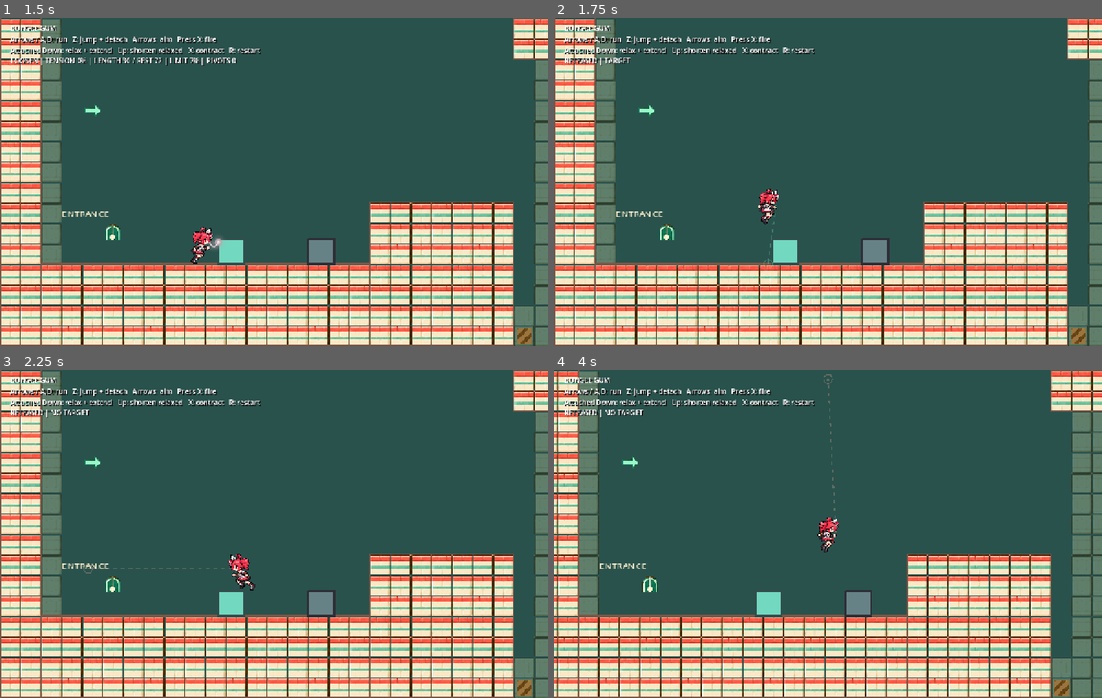
Above: before the commit, frames 1-4 (two rows, left to right).
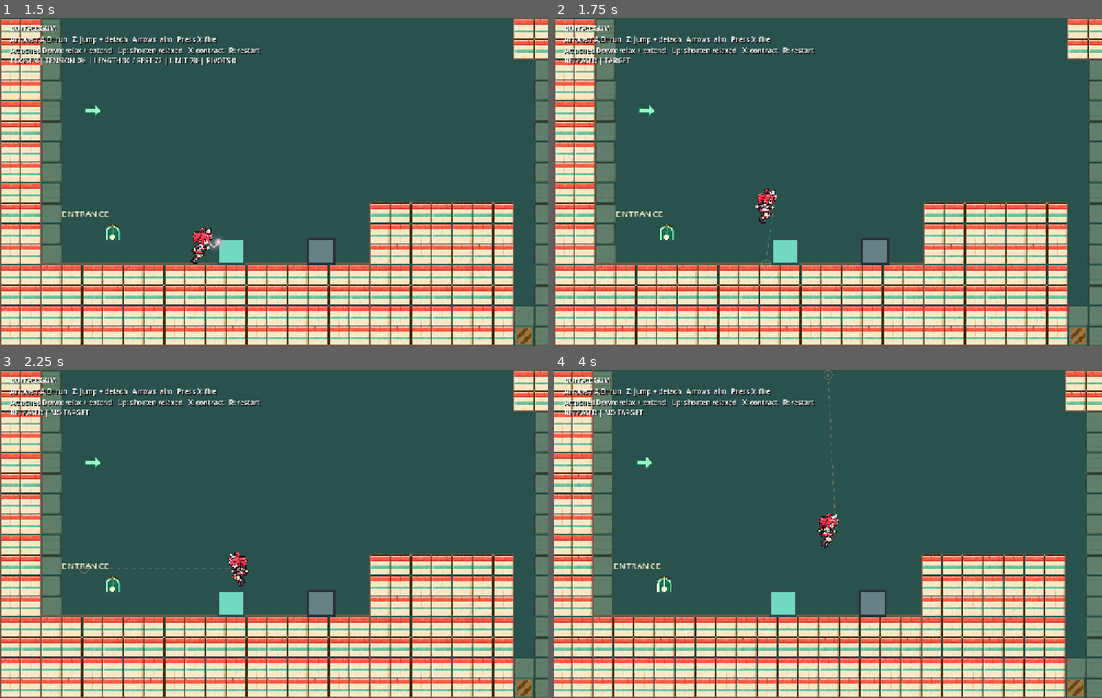
Above: after the commit, the same moments.

Repository: syun77/gd_bungee_gum
Game: Godot game, scene res://scenes/game.tscn
Two runs of this game, one before a commit and one after it. Both use one fixed random seed, a clock stepped at 60 frames per second and the inputs below.
Inputs (mouse positions are in pixels of both pictures, inside the frame that each line leads up to):
- Up to frame 1 (1.5 s): tap X (gum_action) at 0.5, 1.25 s; move the mouse to (394, 165) at 0.52 s; hold Z (jump) 0.53-1.28 s; hold D (move_right) from 0.53 s (still down); click (394, 165) at 0.67 s; move the mouse to (164, 198) at 1.27 s; tap Down (aim_down) at 1.35 s
- Up to frame 2 (1.75 s): keep holding D (move_right); tap Z (jump) at 1.52, 1.55 s
- Up to frame 3 (2.25 s): tap Z (jump) at 1.82 s; tap X (gum_action) at 2 s; move the mouse to (328, 461) at 2.02 s; release D (move_right) at 2.03 s; hold A (move_left) from 2.03 s (still down); hold Z (jump) from 2.03 s (still down); tap Left (aim_left) at 2.1 s
- Up to frame 4 (4 s): tap X (gum_action) at 2.75, 3.5 s; move the mouse to (800, 599) at 2.77 s; release A (move_left) at 2.78 s; release Z (jump) at 2.78 s; hold D (move_right) from 2.78 s (still down); tap Right (aim_right) at 2.85 s; click (800, 599) at 2.92 s; tap Z (jump) at 3.02, 3.05, 3.32, 3.77, 3.8 s; move the mouse to (992, 583) at 3.52 s; hold Up (aim_up) from 3.53 s (still down)

Frame 1 is identical in both runs. In frame 2, 0.3% of the frame differs, in the area x 36-41%, y 52-77%; in frame 3, 0.4%; in frame 4, 19%, in the area x 0-100%, y 0-100%.

Commit message:
ブロックにハマらないように修正

Diff:
--- a/gd-bungee-gum/scripts/game_settings.gd
+++ b/gd-bungee-gum/scripts/game_settings.gd
@@ -14,6 +14,16 @@
 ## Floor-departure kick grace (seconds); zero disables it.
 @export_range(0.0, 0.3, 0.01) var coyote_time := 0.2
 @export_range(0.01, 1000.0) var player_mass := 1.0
+
+@export_group("Player Contact")
+## Contact skin around the unchanged player capsule (px).
+@export_range(0.0, 2.0) var contact_clearance := 0.75
+## Fraction of closing speed returned on impacts faster than 30 px/s.
+@export_range(0.0, 1.0) var contact_restitution := 0.1
+## Fraction of rigid penetration corrected per physics tick.
+@export_range(0.0, 1.0) var contact_penetration_response := 0.8
+## Maximum penetration-driven separation speed (px/s).
+@export_range(0.0, 1000.0) var contact_separation_speed := 120.0
 
 @export_group("Gum Physics")
 @export_range(0.0, 200.0) var stiffness := 35.0
--- a/gd-bungee-gum/scripts/player.gd
+++ b/gd-bungee-gum/scripts/player.gd
@@ -17,7 +17,10 @@
 var coyote_gravity_velocity := Vector2.ZERO
 var landing_time := 0.0
 var gum: Node2D
+var contact_diagnostic_next_tick := 0
 var compression_diagnostic_next_tick := 0
+var rigid_contact_normals: Array[Vector2] = []
+var rigid_contact_probe := CapsuleShape2D.new()
 var pinning_diagnostic_active := false
 var pinning_diagnostic_next_tick := 0
 var pinning_diagnostic_input: Dictionary = {}
@@ -114,13 +117,15 @@
 		coyote_gravity_velocity = Vector2.ZERO
 	# 外部速度は空中で保持し、接地後に床面方向の摩擦で減速する。
 	velocity = control_velocity + external_velocity
+	_repel_rigid_contacts(delta, velocity)
+	velocity = control_velocity + external_velocity
 	var incoming_velocity := velocity
 	var before_position := global_position
 	var before_control := control_velocity
 	var before_external := external_velocity
 	move_and_slide()
 	var slide_velocity := velocity
-	var collision_normals: Array[Vector2] = []
+	var collision_normals: Array[Vector2] = rigid_contact_normals.duplicate()
 	for index in get_slide_collision_count():
 		collision_normals.append(get_slide_collision(index).get_normal())
 	if _recover_rigid_compression(delta, incoming_velocity):
@@ -344,20 +349,101 @@
 		result.append(body)
 	return result
 
-func _recover_rigid_compression(delta: float, incoming: Vector2) -> bool:
+func _nearby_movable_rigids() -> Array[RigidBody2D]:
 	var collider: CollisionShape2D = $CollisionShape2D
 	var query := PhysicsShapeQueryParameters2D.new()
 	query.shape = collider.shape
 	query.transform = collider.global_transform
 	query.margin = 2.0
-	query.collision_mask = 4
+	query.collision_mask = collision_mask & 4
 	query.exclude = [get_rid()]
 	var bodies: Array[RigidBody2D] = []
 	for hit in get_world_2d().direct_space_state.intersect_shape(query, 16):
 		if hit.collider is RigidBody2D and not hit.collider.freeze and hit.collider not in bodies:
 			bodies.append(hit.collider)
+	return bodies
+
+func _rigid_contacts(bodies: Array[RigidBody2D]) -> Array[Dictionary]:
+	var contacts: Array[Dictionary] = []
+	if bodies.is_empty():
+		return contacts
+	var collider: CollisionShape2D = $CollisionShape2D
+	var capsule: CapsuleShape2D = collider.shape
+	rigid_contact_probe.radius = capsule.radius + settings.contact_clearance
+	rigid_contact_probe.height = capsule.height + settings.contact_clearance * 2.0
+	# Direct shape pairs avoid changing live body masks/contact caches.
+	for body in bodies:
+		var deepest := 0.0
+		var normal := Vector2.ZERO
+		var point := Vector2.ZERO
+		for owner in body.get_shape_owners():
+			if body.is_shape_owner_disabled(owner):
+				continue
+			var transform := body.global_transform * body.shape_owner_get_transform(owner)
+			for index in body.shape_owner_get_shape_count(owner):
+				var shape: Shape2D = body.shape_owner_get_shape(owner, index)
+				var pairs := rigid_contact_probe.collide_and_get_contacts(collider.global_transform, shape, transform)
+				for i in range(0, pairs.size(), 2):
+					var separation: Vector2 = pairs[i + 1] - pairs[i]
+					if separation.length() > deepest:
+						deepest = separation.length()
+						normal = separation.normalized()
+						point = pairs[i + 1]
+		if deepest > 0.001:
+			contacts.append({"body": body, "depth": deepest, "normal": normal, "point": point})
+	return contacts
+
+func _repel_rigid_contacts(delta: float, incoming: Vector2) -> void:
+	rigid_contact_normals.clear()
+	var contacts := _rigid_contacts(_nearby_movable_rigids())
+	var original_external := external_velocity
+	for contact in contacts:
+		var body: RigidBody2D = contact.body
+		var normal: Vector2 = contact.normal
+		var point: Vector2 = contact.point
+		var physics := PhysicsServer2D.body_get_direct_state(body.get_rid())
+		var radius := point - (physics.transform.origin + physics.center_of_mass)
+		var point_velocity := physics.linear_velocity + Vector2(-radius.y, radius.x) * physics.angular_velocity
+		var closing_speed := (point_velocity - incoming).dot(normal)
+		var restitution: float = settings.contact_restitution if closing_speed > 30.0 else 0.0
+		var bias := minf(settings.contact_separation_speed, maxf(contact.depth - 0.05, 0.0) * settings.contact_penetration_response / delta)
+		contact.merge({"radius": radius, "inverse_mass": 1.0 / settings.player_mass + physics.inverse_mass + radius.cross(normal) ** 2 * physics.inverse_inertia,
+			"target_speed": bias + restitution * maxf(closing_speed, 0.0), "accumulated": 0.0,
+			"closing_speed": closing_speed, "body_velocity_before": physics.linear_velocity})
+		rigid_contact_normals.append(normal)
+	# Solve coupled contacts; one side's reaction changes the next side's closing speed.
+	for iteration in 8:
+		for contact in contacts:
+			var body: RigidBody2D = contact.body
+			var physics := PhysicsServer2D.body_get_direct_state(body.get_rid())
+			var radius: Vector2 = contact.radius
+			var point_velocity := physics.linear_velocity + Vector2(-radius.y, radius.x) * physics.angular_velocity
+			var player_velocity := incoming + external_velocity - original_external
+			var closing_speed: float = (point_velocity - player_velocity).dot(contact.normal)
+			var accumulated := maxf(contact.accumulated + (closing_speed + contact.target_speed) / contact.inverse_mass, 0.0)
+			var impulse: Vector2 = -contact.normal * (accumulated - contact.accumulated)
+			contact.accumulated = accumulated
+			if not impulse.is_zero_approx():
+				body.sleeping = false
+				body.apply_impulse(impulse, contact.point - body.global_position)
+				external_velocity -= impulse / settings.player_mass
+	var tick := Engine.get_physics_frames()
+	if settings.pinning_diagnostics and not contacts.is_empty() and tick >= contact_diagnostic_next_tick:
+		var diagnostics: Array[Dictionary] = []
+		for contact in contacts:
+			var body: RigidBody2D = contact.body
+			diagnostics.append({"body": str(body.get_path()), "point": contact.point, "normal": contact.normal,
+				"depth": contact.depth, "closing_speed": contact.closing_speed, "target_speed": contact.target_speed,
+				"impulse": -contact.normal * contact.accumulated, "body_velocity_before": contact.body_velocity_before,
+				"body_velocity_after": PhysicsServer2D.body_get_state(body.get_rid(), PhysicsServer2D.BODY_STATE_LINEAR_VELOCITY)})
+		print("[PinningDiagnostic] CONTACT_IMPULSE tick=", tick, " contacts=", diagnostics)
+		contact_diagnostic_next_tick = tick + 30
+
+func _recover_rigid_compression(delta: float, incoming: Vector2) -> bool:
+	var bodies := _nearby_movable_rigids()
 	if bodies.is_empty():
 		return false
+	var collider: CollisionShape2D = $CollisionShape2D
 	var saved_mask := collision_mask
 	collision_mask = saved_mask & ~4
 	var parameters := PhysicsTestMotionParameters2D.new()
@@ -370,7 +456,6 @@
 		collision_mask = saved_mask
 		return false
 	var start := global_position
-	# Leave a small clearance so subsequent tangent motion is not consumed by recovery.
 	parameters.margin += COMPRESSION_CLEARANCE
 	for iteration in 8:
 		parameters.from = global_transform
@@ -383,15 +468,13 @@
 	if correction.length_squared() > 0.000001:
 		for body in bodies:
 			var direction := correction.normalized()
-			var toward_body := body.global_position - collider.global_position
-			if toward_body.dot(direction) <= 0.0:
+			if (body.global_position - collider.global_position).dot(direction) <= 0.0:
 				continue
 			var approaching := maxf(-body.linear_velocity.dot(direction), 0.0)
 			var impulse := direction * body.mass * (correction.length() / delta + approaching)
 			body.sleeping = false
 			body.apply_central_impulse(impulse)
 			external_velocity -= impulse / settings.player_mass
-		# Refresh floor/wall classification after the terrain-only recovery.
 		velocity = Vector2(0.0, 0.01 if incoming.y >= 0.0 else -0.01)
 		move_and_slide()
 		var tick := Engine.get_physics_frames()
--- a/gd-bungee-gum/tools/verify_compression.gd
+++ b/gd-bungee-gum/tools/verify_compression.gd
@@ -19,8 +19,17 @@
 	world.add_child(body)
 	return body
 func verify() -> void:
+	if "--two-block-only" in OS.get_cmdline_user_args():
+		await verify_two_blocks()
+		await verify_two_blocks(true)
+		await verify_contact_impact()
+		quit(1 if failures else 0)
+		return
 	for entry in [[1.0, 1.0, false, false, false], [-1.0, 6.0, true, false, false], [1.0, 1.0, true, true, false], [1.0, 1.0, false, false, true]]:
 		await verify_case(entry[0], entry[1], entry[2], entry[3], entry[4])
+	await verify_two_blocks()
+	await verify_two_blocks(true)
+	await verify_contact_impact()
 	if failures == 0:
 		print("PASS: mirrored dynamic pressure, rotating gum pull, existing overlap, mass, floor/gravity and kick escape")
 	quit(1 if failures else 0)
@@ -90,3 +99,101 @@
 	print("after kick feet=", player.position, " ext=", player.external_velocity)
 	check(player.position.y < y - 20, "Contact kick must escape after pressure stops")
 	world.free()
+
+func verify_two_blocks(pressure := false) -> void:
+	var world := Node2D.new()
+	root.add_child(world)
+	rectangle(world, Vector2(480, 660), Vector2(800, 40))
+	var player = load("res://scenes/characters/player.tscn").instantiate()
+	world.add_child(player)
+	player.settings = player.settings.duplicate()
+	player.settings.jump_diagnostics = false
+	player.settings.landing_diagnostics = false
+	player.settings.pinning_diagnostics = false
+	player.position = Vector2(483.9097, 639.9238)
+	var left := rectangle(world, Vector2(458.8684, 620.3), Vector2(40, 40), true) as RigidBody2D
+	var right := rectangle(world, Vector2(500.0003, 620.3), Vector2(40, 40), true) as RigidBody2D
+	left.mass = 1.0
+	right.mass = 6.0
+	left.lock_rotation = true
+	right.lock_rotation = true
+	# Register the overlapping shapes without giving the capsule a teleport velocity.
+	left.freeze = true
+	right.freeze = true
+	for tick in 2:
+		await physics_frame
+		await process_frame
+	left.freeze = false
+	right.freeze = false
+	left.sleeping = true
+	right.sleeping = true
+	player._repel_rigid_contacts(1.0 / 60.0, Vector2.ZERO)
+	check(player.rigid_contact_normals.size() == 2, "Sleeping dynamic pair must produce independent contact constraints")
+	var left_velocity: Vector2 = PhysicsServer2D.body_get_state(left.get_rid(), PhysicsServer2D.BODY_STATE_LINEAR_VELOCITY)
+	var right_velocity: Vector2 = PhysicsServer2D.body_get_state(right.get_rid(), PhysicsServer2D.BODY_STATE_LINEAR_VELOCITY)
+	check(left_velocity.x < 0.0 and right_velocity.x > 0.0, "Both sleeping blocks must receive outward impulses")
+	check(absf(left_velocity.x * left.mass + right_velocity.x * right.mass + player.external_velocity.x * player.settings.player_mass) < 0.01, "Pair response must transfer equal/opposite momentum before contact cleanup")
+	for tick in 90:
+		await physics_frame
+		if pressure:
+			left.apply_central_force(Vector2(3000, 0))
+			right.apply_central_force(Vector2(-3000, 0))
+		player.simulate(1.0 / 60.0)
+		await process_frame
+	if pressure:
+		var loaded_gap := right.position.x - left.position.x - 40.0
+		print("two-block loaded_gap=", loaded_gap)
+		check(loaded_gap > 20.1, "Sustained opposing block pressure must not deeply crush capsule")
+		for tick in 60:
+			await physics_frame
+			player.simulate(1.0 / 60.0)
+			await process_frame
+	var gap := right.position.x - left.position.x - 40.0
+	print("two-block gap=", gap, " feet=", player.position, " ext=", player.external_velocity)
+	check(gap > 19.5 and gap < 300.0, "Two dynamic blocks must open a capsule-width gap")
+	check(player.is_on_floor() and absf(player.external_velocity.y) < 50.0, "Two-block compression must recover floor without accumulated gravity")
+	var y: float = player.position.y
+	await physics_frame
+	player.simulate(1.0 / 60.0, true)
+	await process_frame
+	for tick in 12:
+		await physics_frame
+		player.simulate(1.0 / 60.0)
+		await process_frame
+	check(player.position.y < y - 20.0, "Kick must escape two dynamic blocks")
+	world.free()
+
+func verify_contact_impact() -> void:
+	var world := Node2D.new()
+	root.add_child(world)
+	var player = load("res://scenes/characters/player.tscn").instantiate()
+	world.add_child(player)
+	player.settings = player.settings.duplicate()
+	player.settings.pinning_diagnostics = false
+	player.position = Vector2.ZERO
+	var box := rectangle(world, Vector2(29.5, -4), Vector2(40, 40), true) as RigidBody2D
+	box.gravity_scale = 0.0
+	box.center_of_mass_mode = RigidBody2D.CENTER_OF_MASS_MODE_CUSTOM
+	box.center_of_mass = Vector2(0, 8)
+	box.freeze = true
+	for tick in 2:
+		await physics_frame
+		await process_frame
+	box.freeze = false
+	await physics_frame
+	await process_frame
+	box.position = Vector2(29.5, -4)
+	box.rotation = 0.0
+	PhysicsServer2D.body_set_state(box.get_rid(), PhysicsServer2D.BODY_STATE_ANGULAR_VELOCITY, 0.0)
+	PhysicsServer2D.body_set_state(box.get_rid(), PhysicsServer2D.BODY_STATE_LINEAR_VELOCITY, Vector2(-120, 0))
+	player._repel_rigid_contacts(1.0 / 60.0, Vector2.ZERO)
+	var after: Vector2 = PhysicsServer2D.body_get_state(box.get_rid(), PhysicsServer2D.BODY_STATE_LINEAR_VELOCITY)
+	check(absf(PhysicsServer2D.body_get_state(box.get_rid(), PhysicsServer2D.BODY_STATE_ANGULAR_VELOCITY)) > 0.001, "Off-center collision impulse must produce rigid angular response")
+	check(after.x > -120.0 and player.external_velocity.x < 0.0, "A single incoming block must receive an immediate collision impulse")
+	check(absf(box.mass * after.x + player.settings.player_mass * player.external_velocity.x + box.mass * 120.0) < 0.01, "Single contact preserves total linear momentum")
+	PhysicsServer2D.body_set_state(box.get_rid(), PhysicsServer2D.BODY_STATE_LINEAR_VELOCITY, Vector2(500, 0))
+	player.external_velocity = Vector2.ZERO
+	player._repel_rigid_contacts(1.0 / 60.0, Vector2.ZERO)
+	after = PhysicsServer2D.body_get_state(box.get_rid(), PhysicsServer2D.BODY_STATE_LINEAR_VELOCITY)
+	check(after.is_equal_approx(Vector2(500, 0)), "Already separating block must not receive another repulsion impulse")
+	world.free()
--- a/gd-bungee-gum/tools/verify_gum.gd
+++ b/gd-bungee-gum/tools/verify_gum.gd
@@ -255,12 +255,15 @@
 	check(gum.connected() and gum.tension > 0.0, "Rotating target self-intersection preserves contracting connection")
 	check((gum.player_force + gum.target_force).length() < 0.001, "Rotated target retains reciprocal force")
 	# The target must not mask a separate obstacle, even on this same ray.
+	var saved_diagnostics: bool = gum.settings.gum_diagnostics
+	gum.settings.gum_diagnostics = true
 	crossing = body_at(Vector2(100, -34), true)
 	crossing.freeze = true
 	await ticks(2)
 	gum.step(1.0 / 60.0)
 	check(not gum.connected() and gum.release_reason == "UNSUPPORTED OBSTACLE", "Separate dynamic blocker still releases rotated-target connection")
 	check(gum.diagnostic_obstruction.get("is_target", true) == false, "Release identifies separate blocker rather than attached target")
+	gum.settings.gum_diagnostics = saved_diagnostics
 	crossing.free()
 	rotating_target.free()
 	# Replay floor-side rotation from the reported PATH INVALID release.
Not shown, changed: AGENTS.md
Not shown, changed: WORKLOG.md
Not shown, changed: specs/game-settings.md
Not shown, changed: specs/player-controller.md
